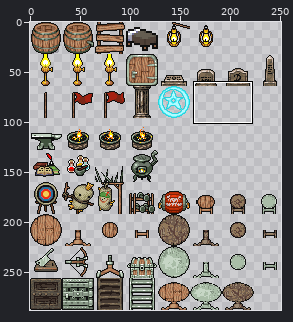
Two states of a sprite sheet, DwarfCorp/DwarfCorpContent/Entities/Furniture/interior_furniture.png. The picture above shows the old version from afar; the outline marks the close-up.
Close-up. Before the edit:
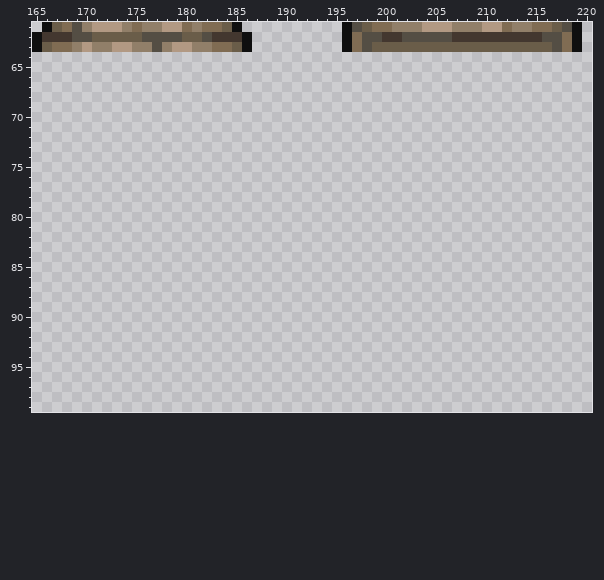
The file is 256x288 pixels. Pixels under 10% opacity are left out. Colours within 5 levels of each other are drawn and written as one. Shown: x 165..220, y 61..99. The wide view leaves out empty margins. The commit also changed other parts of the picture, which this record leaves out.
New version:
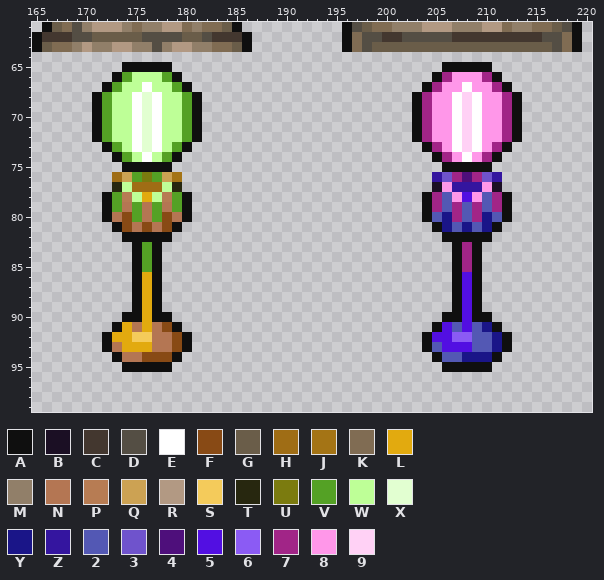
Palette (. is transparent): A #0f0f0f  B #1b0f24  C #43372f  D #544e44  E #ffffff  F #884a15  G #6a5d49  H #9f6d15  J #a47415  K #806c53  L #e2aa0f  M #917f69  N #b47653  P #b77c53  Q #cca253  R #b29983  S #f4cb5b  T #27270f  U #7b7b0f  V #54a125  W #beff97  X #e2ffd1  Y #1a1588  Z #34159f  2 #5358b4  3 #6f53cc  4 #4e0f7b  5 #520fe2  6 #8b5bf4  7 #a12587  8 #ff97e9  9 #ffd1f5
What changed:
Changed rows in their new state; - is an unchanged pixel.
first column x 171:
 65 ---AAAAA---------------------------AAAAA---
 66 --AVWWWVA-------------------------A78887A--
 67 -AVWWEWWVA-----------------------A788E887A-
 68 AVWWEXEWWVA---------------------A788E9E887A
 69 AVWWEXEWWVA---------------------A788E9E887A
 70 AVWWEXEWWVA---------------------A788E9E887A
 71 AVWWEXEWWVA---------------------A788E9E887A
 72 AVWWEXEWWVA---------------------A788E9E887A
 73 -AVWEXEWVA-----------------------A78E9E87A-
 74 --AVWEWVA-------------------------A78E87A--
 75 ---AAAAA---------------------------AAAAA---
 76 --HQVUVQJ-------------------------Z37473Z--
 77 --TWHHHWT-------------------------B8ZZZ8B--
 78 -AVPWLWPVA-----------------------A7285827A-
 79 -AVNVNVNVA-----------------------A7272727A-
 80 -ANFVNVFNA-----------------------A2Y727Y2A-
 81 --AFNFNFA-------------------------AY2Y2YA--
 82 ---AAAAA---------------------------AAAAA---
 83 ----AVA-----------------------------A7A----
 84 ----AVA-----------------------------A7A----
 85 ----AVA-----------------------------A7A----
 86 ----ALA-----------------------------A5A----
 87 ----ALA-----------------------------A5A----
 88 ----ALA-----------------------------A5A----
 89 ----ALA-----------------------------A5A----
 90 ---AALAA---------------------------AA5AA---
 91 --ALNLNFA-------------------------A5252YA--
 92 -ALLSSNNFA-----------------------A556622YA-
 93 -ANLLLNNFA-----------------------A255522YA-
 94 --ANNFFFA-------------------------A22YYYA--
 95 ---AAAAA---------------------------AAAAA---
